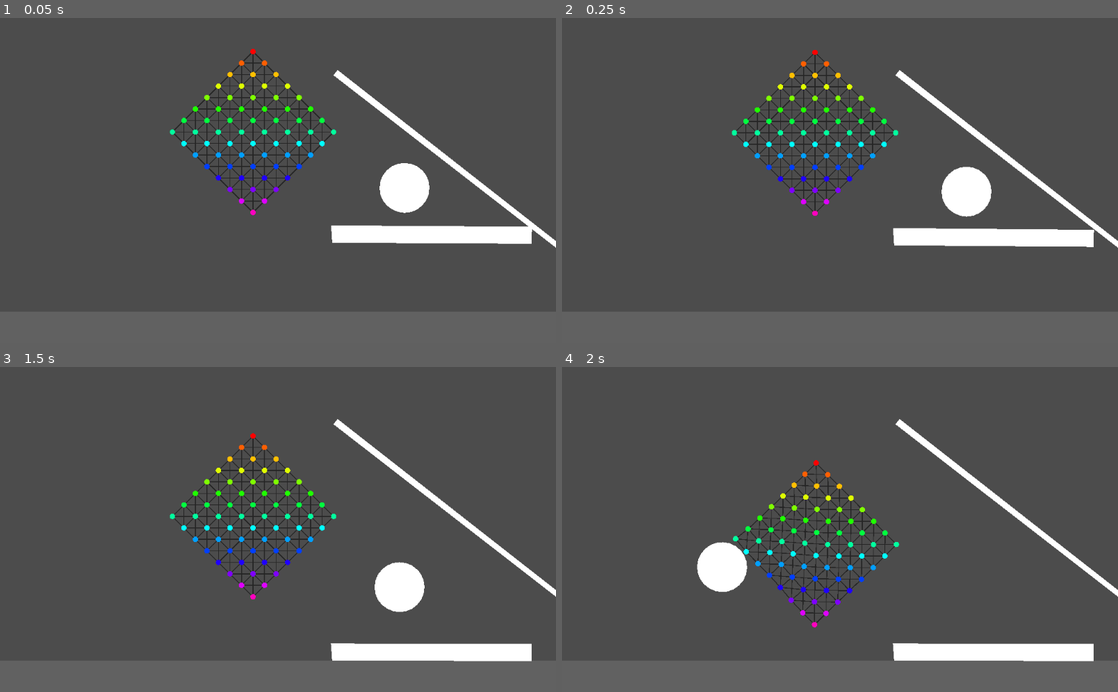
Above: before the commit, frames 1-4 (two rows, left to right).
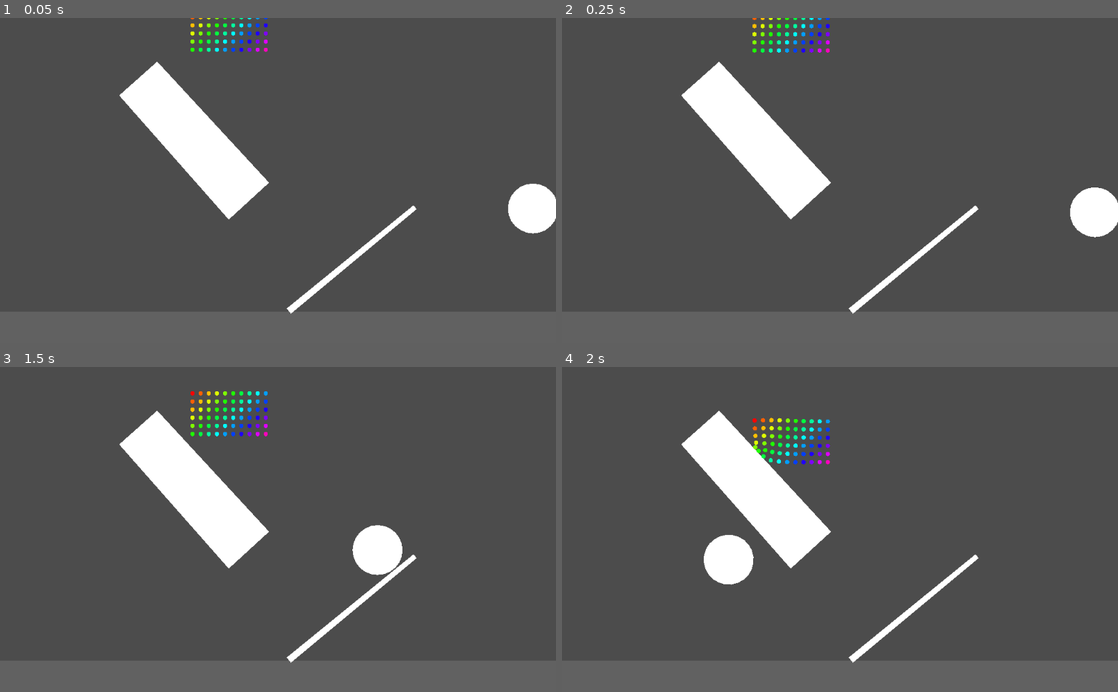
Above: after the commit, the same moments.

Repository: bustedwallstudios/Softbody
Game: Godot game, scene res://2dWorld.tscn
The game is run twice, just before and just after one commit, with the same random seed, the same clock (stepped at 60 frames per second) and the same inputs.
Inputs (mouse positions are in pixels of both pictures, inside the frame that each line leads up to):
- Up to frame 1 (0.05 s): no input
- Up to frame 2 (0.25 s): no input
- Up to frame 3 (1.5 s): tap Enter (ui_accept) at 0.5, 0.77 s; move the mouse to (405, 555) at 0.52 s; hold Right (ui_right) 0.53-1.28 s; move the mouse to (166, 545) at 1.27 s; hold Left (ui_left) from 1.28 s (still down)
- Up to frame 4 (2 s): keep holding Left (ui_left); tap Enter (ui_accept) at 1.52 s

The runs differ from the first frame. In frame 1, 12% of the frame differs, in the area x 21-100%, y 0-92%; in frame 2, 12%; in frame 3, 12%, in the area x 21-100%, y 7-92%; in frame 4, 11%.

Commit message:
Prevented the points from rotating, so they appear to have more friction and the body appears 'stickier'

Diff:
--- a/2dWorld.tscn
+++ b/2dWorld.tscn
@@ -41,8 +41,9 @@
 polygon = PoolVector2Array( -5.95, -0.225, 5.95, -0.225, 5.95, 1.075, -5.95, 1.075 )
 
 [node name="RotatingBeam" type="StaticBody2D" parent="World"]
-position = Vector2( 639, -203 )
-rotation = 0.66497
+position = Vector2( -367, -283 )
+rotation = 0.830777
+scale = Vector2( 0.51, 10.975 )
 __meta__ = {
 "_edit_group_": true
 }
@@ -54,10 +55,27 @@
 [node name="GroundShape" type="Polygon2D" parent="World/RotatingBeam"]
 position = Vector2( 0, -8.5 )
 scale = Vector2( 20, 20 )
+polygon = PoolVector2Array( -26.7309, -0.228041, 32.8673, -0.240936, 32.9287, 0.677203, -26.9364, 0.626954 )
+
+[node name="RotatingBeam2" type="StaticBody2D" parent="World"]
+position = Vector2( 252, 169 )
+rotation = -0.685914
+scale = Vector2( 0.501, 1 )
+__meta__ = {
+"_edit_group_": true
+}
+
+[node name="GroundCollision" type="CollisionShape2D" parent="World/RotatingBeam2"]
+position = Vector2( 56.2972, -4.48892 )
+shape = SubResource( 4 )
+
+[node name="GroundShape" type="Polygon2D" parent="World/RotatingBeam2"]
+position = Vector2( 0, -8.5 )
+scale = Vector2( 20, 20 )
 polygon = PoolVector2Array( -27.2157, -0.289926, 32.9624, -0.241419, 32.9287, 0.677203, -27.2257, 0.947976 )
 
 [node name="Beam" type="RigidBody2D" parent="World"]
-position = Vector2( 534, 37 )
+position = Vector2( 1635, -36 )
 mass = 20.0
 gravity_scale = 3.72
 can_sleep = false
@@ -77,7 +95,7 @@
 polygon = PoolVector2Array( -16.9075, -0.197987, 20.0952, -0.13546, 20.0282, 3.01541, -16.674, 2.99974 )
 
 [node name="Ball" type="RigidBody2D" parent="World"]
-position = Vector2( 466, -115 )
+position = Vector2( 939, -39 )
 input_pickable = true
 mass = 10.0
 gravity_scale = 5.0
@@ -98,10 +116,11 @@
 polygon = PoolVector2Array( -4.45, 1.625, -4.6, 0.425001, -4.45, -0.775, -4, -1.875, -3.25, -2.825, -2.3, -3.575, -1.2, …(247 unchanged characters)…
 
 [node name="SquishyBody" parent="." instance=ExtResource( 1 )]
-position = Vector2( -92, -618 )
-rotation = 0.785398
-width = 8
-height = 8
-pxBetweenPoints = 60
+position = Vector2( -315, -775 )
+pxBetweenPoints = 30
+pointRadius = 8.0
+stiffness = 10.0
+dampingFactor = 11.0
+hideLines = true
 
 [connection signal="input_event" from="World/Ball" to="World/Ball" method="inputEvent"]
--- a/Objects/PhysicsPoint.gd
+++ b/Objects/PhysicsPoint.gd
@@ -15,19 +15,7 @@
 func _physics_process(delta):
 	self.linear_velocity += (totalSpringForce)/mass
 
+	self.angular_velocity = 0
+	self.rotation_degrees = 0
+
 	totalSpringForce = Vector2(0, 2)
-
-func integrateForceFromOneSpring(F:Vector2):
-	# Add the force to our velocity, but less force if the point is more massive
-	linear_velocity += (F)/mass
-
-	# If the point's linear_velocity is high, but it hasn't moved since last frame,
-	# the linear_velocity is obviously wrong. Here, we set it to correctly reflect
-	# the actual speed of the point.
-	#if linear_velocity.length() > 400 and posLastFrame == position:
-	#	linear_velocity = Vector2(0, 0)
-
-	#print(linear_velocity)
-	# Update this at the end of the function, so that next time we run through
-	# it will be the place we were at LAST frame
-	posLastFrame = position
--- a/Objects/Spring.gd
+++ b/Objects/Spring.gd
@@ -15,8 +15,6 @@
 # stiffness and dampingFactor are both set by the squishyBody itself.
 var stiffness:float
 var dampingFactor:float # We multiply the velocity by this each frame, to prevent it from flying off to infinity
-
-var gravityVector:Vector2 = Vector2(0, 0)
 
 var springName = "unknown" # We'll set this to something later on to identify which spring it is
 
@@ -53,14 +51,9 @@
 		var forceOnPointA = aimForceToOtherPoint(totalForce, PointA.global_position, PointB.global_position)
 		var forceOnPointB = -forceOnPointA
 
-		# Apply gravity to the points
-		forceOnPointA += gravityVector
-		forceOnPointB += gravityVector
-
 		# Set the spring force applied to each point to the force we calculated
-		#PointA.integrateForceFromOneSpring(forceOnPointA)
-		#PointB.integrateForceFromOneSpring(forceOnPointB)
-
+		# This will be set by all the springs affecting the point, and THEN
+		# integrated into the point itself
 		PointA.totalSpringForce += forceOnPointA
 		PointB.totalSpringForce += forceOnPointB
 
@@ -127,17 +120,6 @@
 
 	return -(dotProduct * dampingFactor)
 
-# This will prevent the points this spring is connected to from getting too close to each other or too far.
-#func clampDistance():
-#	# For convience, so I don't have to keep grabbing these
-#	var posA:Vector2 = PointA.position
-#	var posB:Vector2 = PointB.position
-#
-#	var distApart:float = (posA - posB).length()
-#
-#	if distApart > self.restLength * 2:
-#		Point
-
 # Update the line graphic for each frame, to go from point A to B
 func updateLine():
 	if hideLine:
